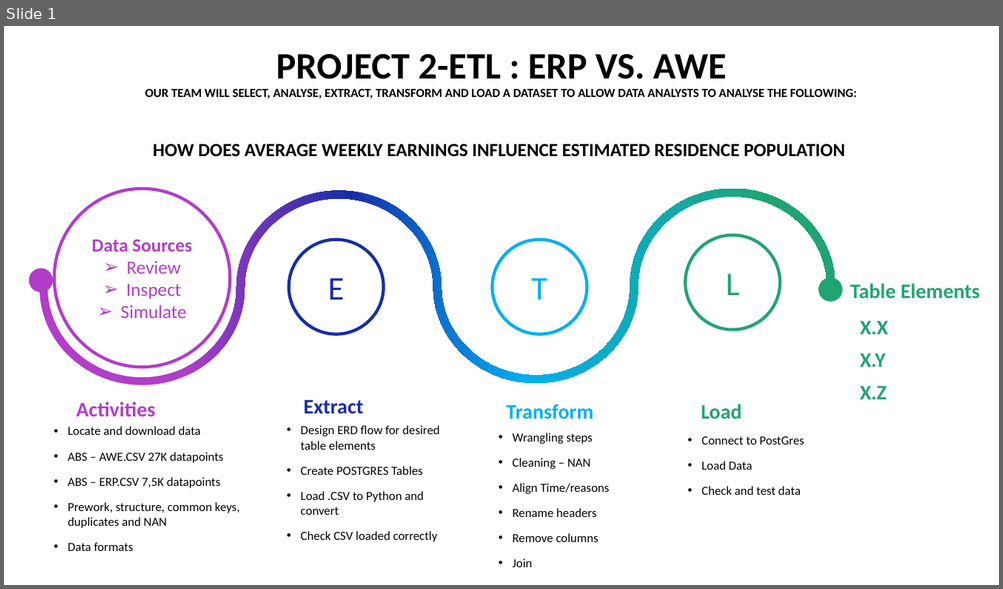
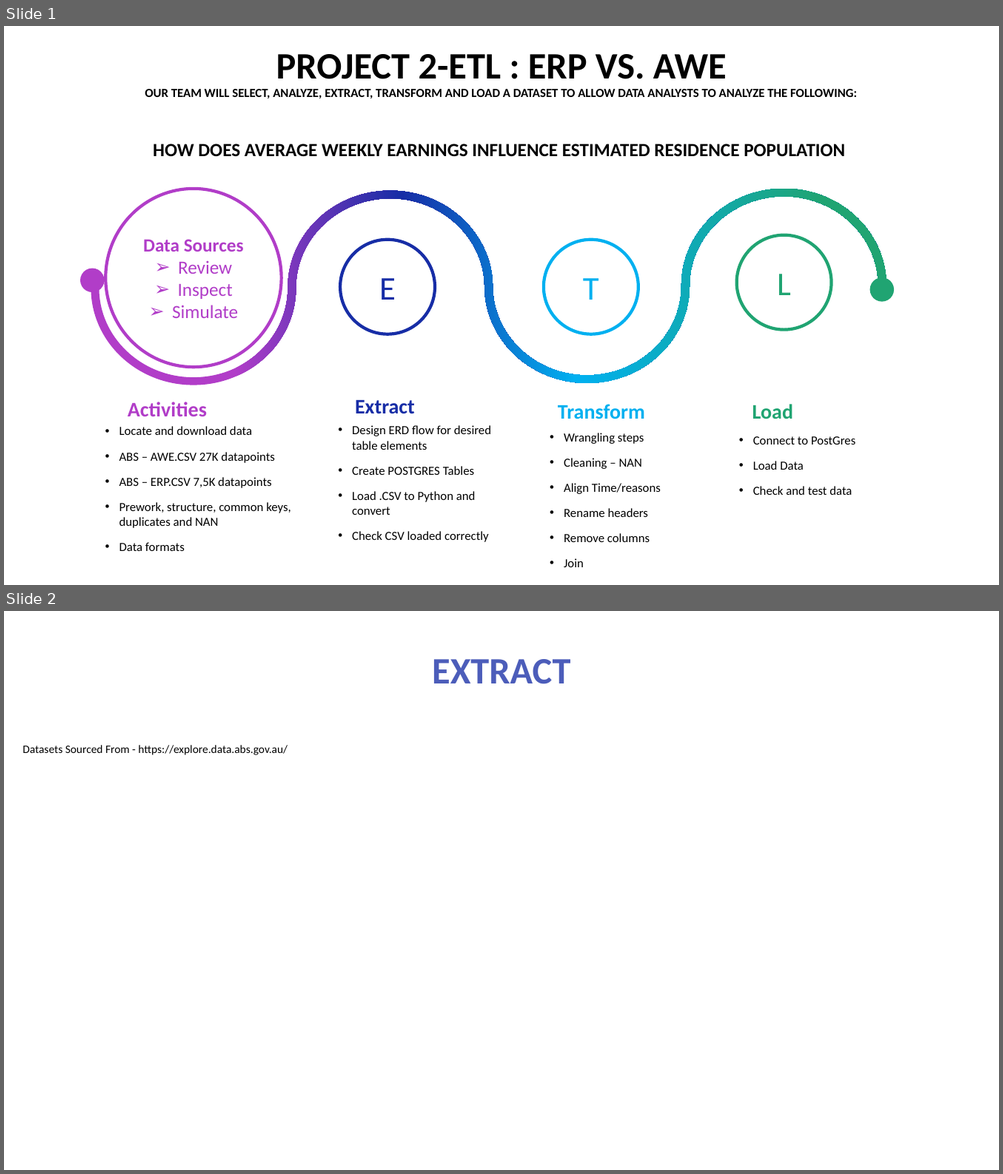
Before and after one commit to jonowood/Project_2, a slide deck: Project 2-ETL - ERP vs.AWE.pptx. Shown one above the other, each under a label of ours: slide 1 before the commit, slides 1 and 2 after it. The pictures are 1003x589 and 1003x1174 pixels, drawn with LibreOffice and Linux fonts; fonts in the diff are those of the drawing. Boxes give left, top, right and bottom in pixels: in the first picture for what was removed or moved away, otherwise in the second. Text is boxed around its words. In the diff, an @@ line names an element or a change of style, - is before the commit and + after.

```diff
--- a/Project 2-ETL - ERP vs.AWE.pptx
+++ b/Project 2-ETL - ERP vs.AWE.pptx
@@ slide 2 added at bbox=[4, 611, 999, 1170], background #FFFFFF @@
@@ title added at bbox=[432, 659, 570, 684], 36 pt, text #4C5DBA, bold @@
+EXTRACT
@@ text added at bbox=[22, 745, 287, 755], 11 pt, text #000000 @@
+Datasets Sourced From - https://explore.data.abs.gov.au/
@@ slide 1 changed as well @@
@@ title at bbox=[145, 54, 856, 157]: text changed @@
-PROJECT 2-ETL : ERP VS. AWE
-OUR TEAM WILL SELECT, ANALYSE, EXTRACT, TRANSFORM AND LOAD A DATASET TO ALLOW DATA ANALYSTS TO ANALYSE THE FOLLOWING:
-HOW DOES AVERAGE WEEKLY EARNINGS INFLUENCE ESTIMATED RESIDENCE POPULATION
+PROJECT 2-ETL : ERP VS. AWE
+OUR TEAM WILL SELECT, ANALYZE, EXTRACT, TRANSFORM AND LOAD A DATASET TO ALLOW DATA ANALYSTS TO ANALYZE THE FOLLOWING:
+HOW DOES AVERAGE WEEKLY EARNINGS INFLUENCE ESTIMATED RESIDENCE POPULATION
@@ text removed at bbox=[850, 284, 979, 298] @@
-Table Elements
@@ 8 texts, 6 ellipses, 1 freeform shape: place and size @@
-8 texts, 6 ellipses, 1 freeform shape at bbox=[32, 189, 839, 568]
+8 texts, 6 ellipses, 1 freeform shape at bbox=[83, 189, 891, 568]
@@ text removed at bbox=[859, 321, 888, 400] @@
-X.X
-X.Y
-X.Z
```
Also in this commit, not shown: 3 other slides added, 2 other files.
